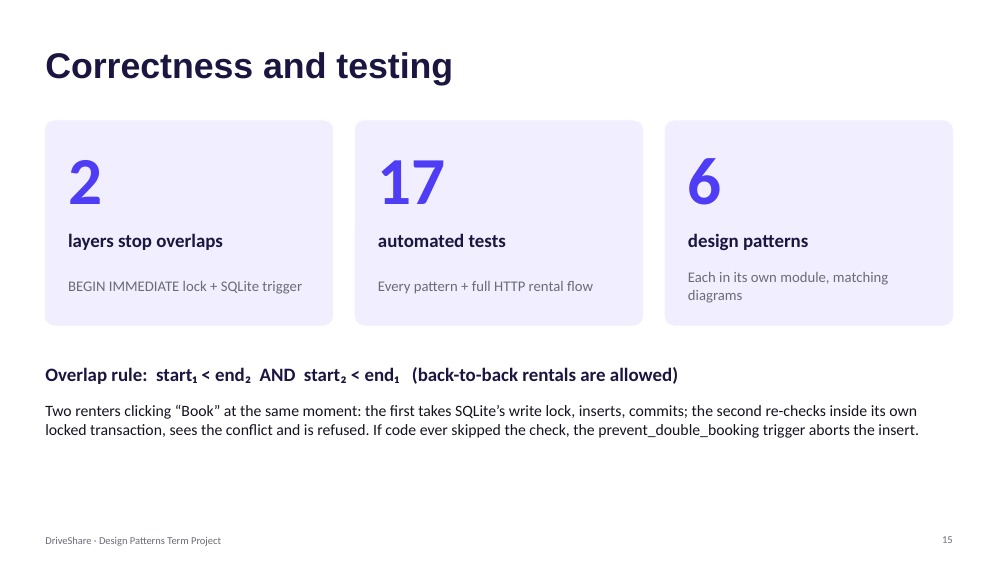
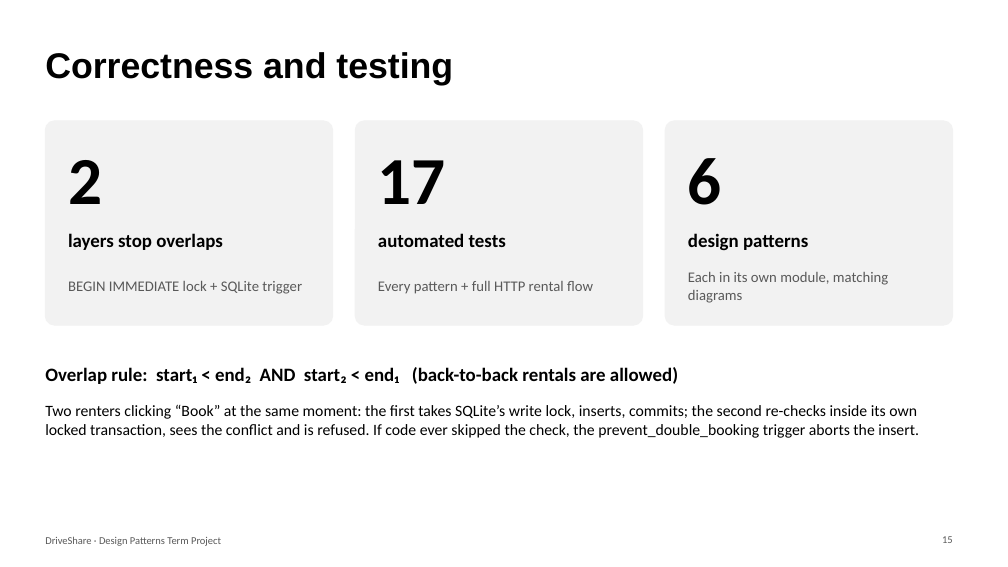
Before and after one commit to dheyaa-create/Term-Project-Cis-476-001, a slide deck: slide 15 of docs/DriveShare_Presentation.pptx. Drawn at 1008x567 pixels with LibreOffice and Linux fonts; fonts in the diff are those of the drawing. Boxes give left, top, right and bottom in pixels: in the first picture for what was removed or moved away, otherwise in the second. Text is boxed around its words. In the diff, an @@ line names an element or a change of style, - is before the commit and + after.

```diff
--- a/docs/DriveShare_Presentation.pptx
+++ b/docs/DriveShare_Presentation.pptx
@@ fill #F1EFFF to #F2F2F2; outline #F1EFFF 1 pt to #F2F2F2 1 pt in 3 elements at (45,121,333,325), (355,121,643,325), (665,121,953,325) @@
@@ text colour #4F3DF5 to #000000 in 3 elements at (68,160,102,204), (378,160,446,204), (688,158,722,205) @@
@@ text colour #1B1640 to #000000 in 5 elements at (45,52,453,85), (68,233,223,250), (378,233,506,247), (688,233,808,250), (45,367,678,384) @@
@@ text "Two renters clicking “Book” at ..." at (45,405,919,438): text colour #15131F to #000000 @@
@@ text colour #6B6B76 to #595959 in 5 elements at (68,281,302,294), (378,281,593,294), (688,272,888,303), (942,536,953,543), (45,536,221,546) @@
```
Also in this commit, not shown: 16 other slides changed, 1 other file.
